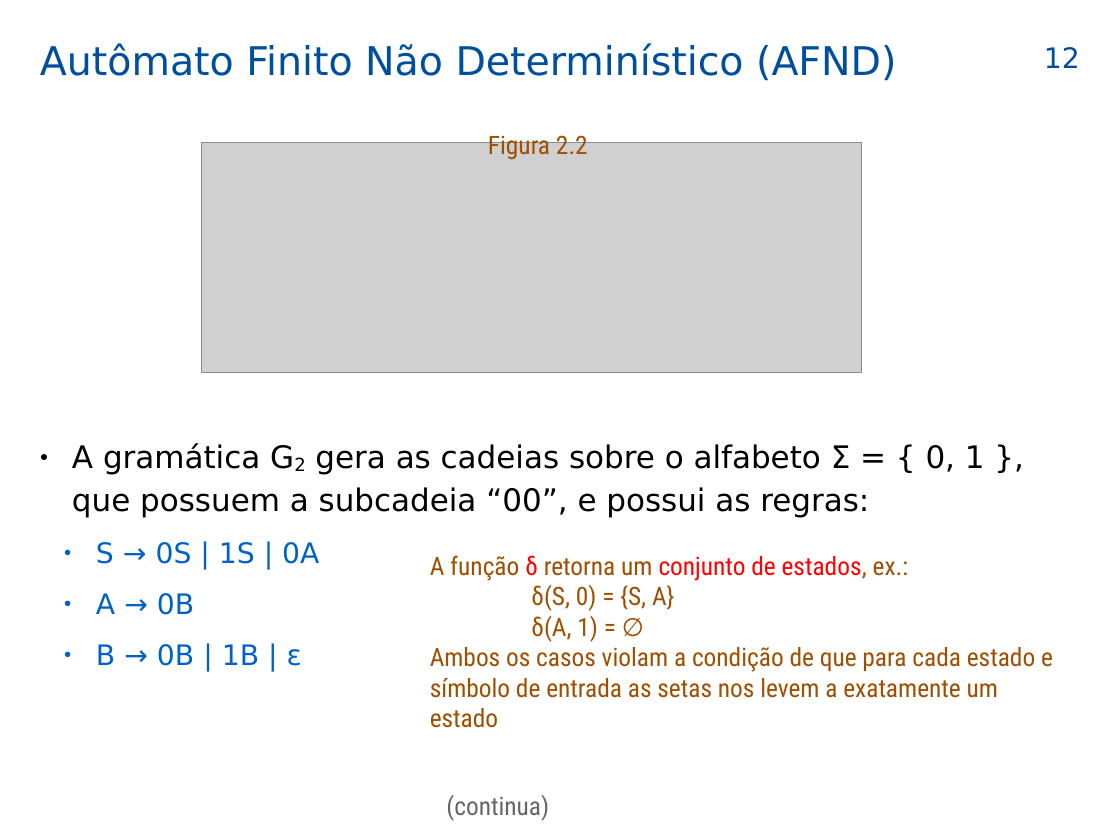
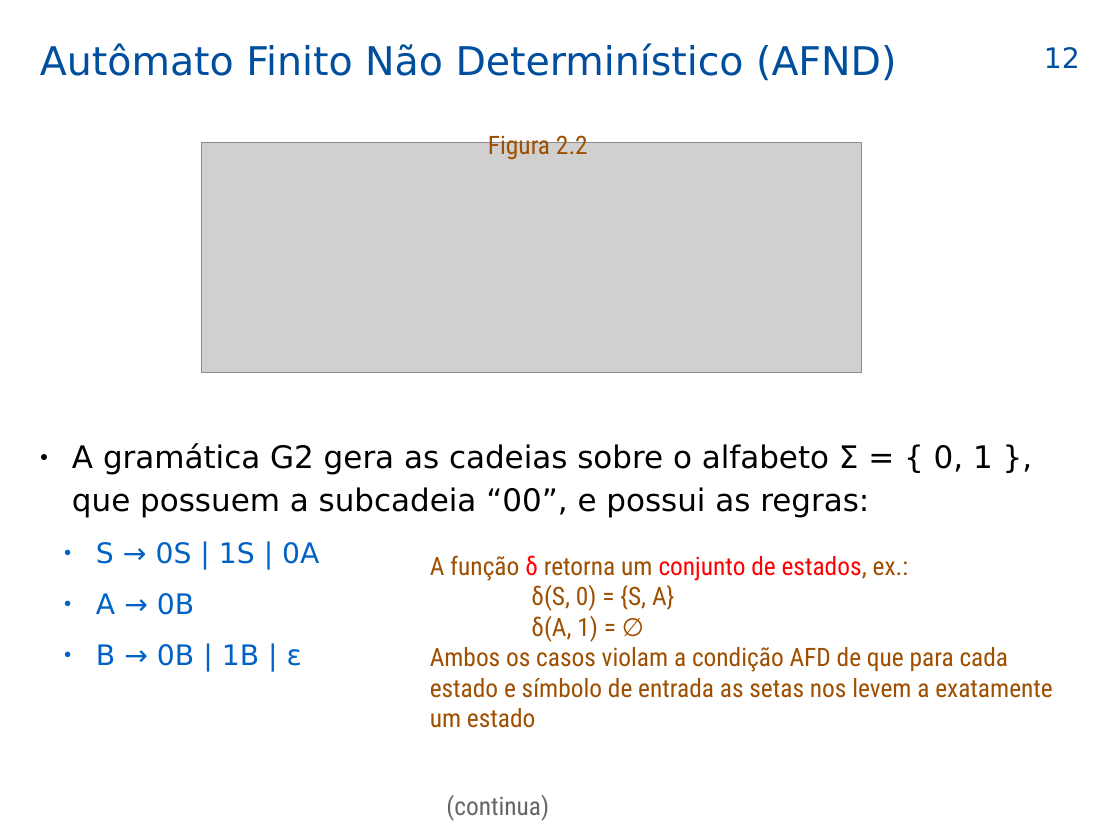
Before and after one commit to efurlanm/teaching, a slide deck: slide 12 of lfa/LFA-22-automatos_2025-04-02.odp. Drawn at 1120x840 pixels with LibreOffice and Linux fonts; fonts in the diff are those of the drawing; grey boxes stand for pictures; background and template pictures are left out. Boxes give left, top, right and bottom in pixels: in the first picture for what was removed or moved away, otherwise in the second. Text is boxed around its words. In the diff, an @@ line names an element or a change of style, - is before the commit and + after.

```diff
--- a/lfa/LFA-22-automatos_2025-04-02.odp
+++ b/lfa/LFA-22-automatos_2025-04-02.odp
@@ text at [72,443,993,518]: now on the baseline in "G2" @@
@@ text at [430,647,1052,728]: text changed @@
-Ambos os casos violam a condição de que para cada estado e símbolo de entrada as setas nos levem a exatamente um estado
+Ambos os casos violam a condição AFD de que para cada estado e símbolo de entrada as setas nos levem a exatamente um estado
```
Also in this commit, not shown: 17 other slides changed, 1 other file.
